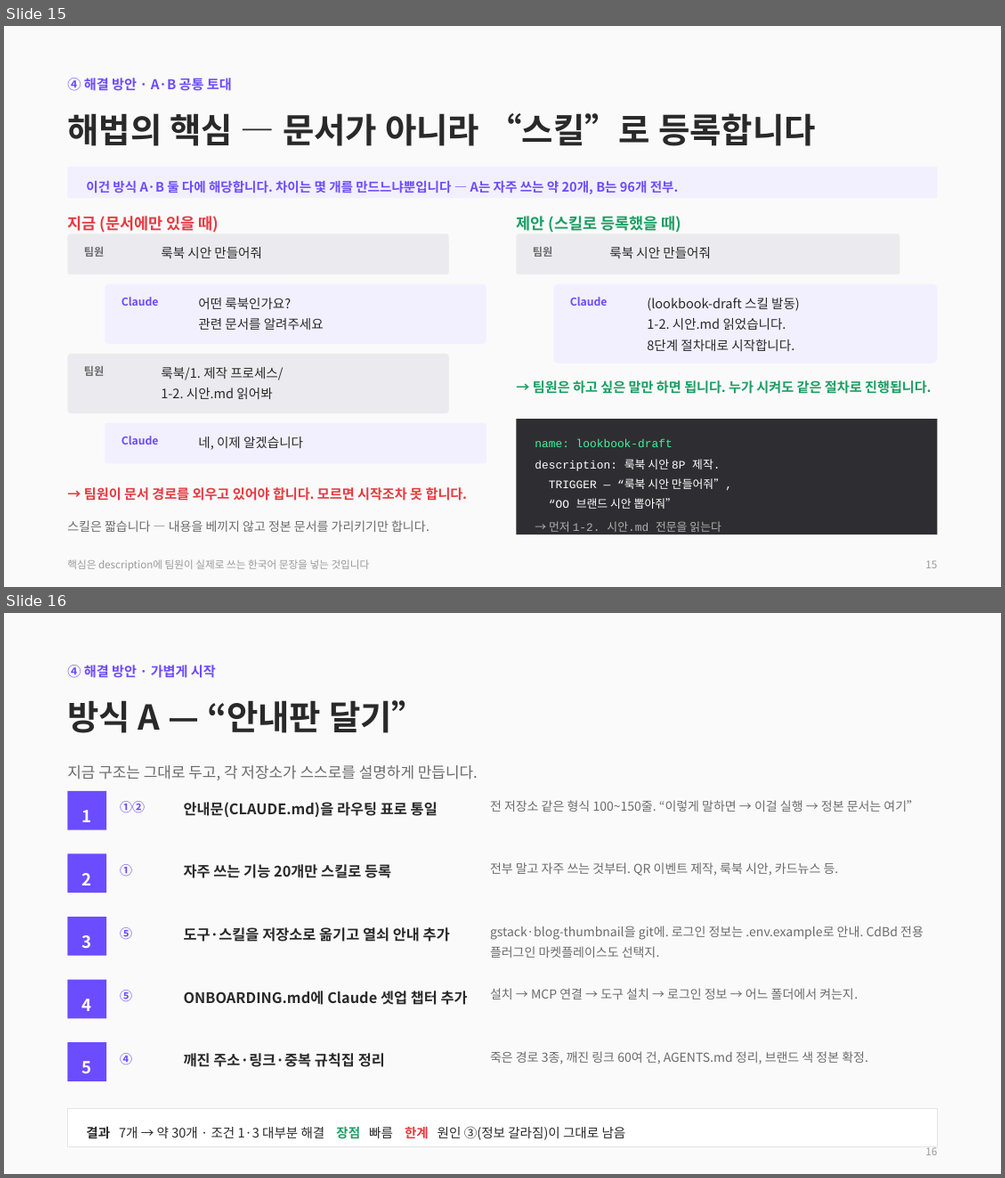
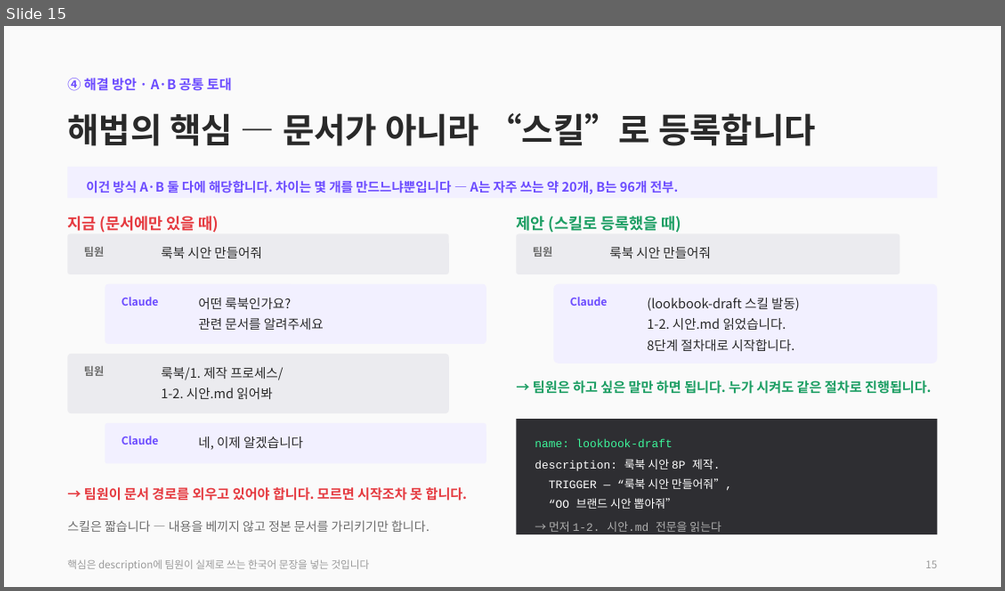
Before and after one commit to CdBd-in/design, a slide deck: CdBd 문서 체계 진단 및 개편 제안.pptx. Shown one above the other, each under a label of ours: slides 15 and 16 before the commit, slide 15 after it. The pictures are 1005x1178 and 1005x591 pixels, drawn with LibreOffice and Linux fonts; fonts in the diff are those of the drawing. Boxes give left, top, right and bottom in pixels: in the first picture for what was removed or moved away, otherwise in the second. Text is boxed around its words. In the diff, an @@ line names an element or a change of style, - is before the commit and + after.

```diff
--- a/CdBd 문서 체계 진단 및 개편 제안.pptx
+++ b/CdBd 문서 체계 진단 및 개편 제안.pptx
@@ slide 16 removed at (4,613,1001,1174), background #FFFFFF @@
@@ rectangle removed at (4,613,1001,1174) @@
@@ text removed at (67,665,216,678) @@
-④ 해결 방안 · 가볍게 시작
@@ text removed at (67,700,426,733) @@
-방식 A — “안내판 달기”
@@ text removed at (67,765,477,780) @@
-지금 구조는 그대로 두고, 각 저장소가 스스로를 설명하게 만듭니다.
@@ rectangle removed at (67,791,106,830) @@
@@ text removed at (82,810,92,822) @@
-1
@@ text removed at (120,801,145,813) @@
-①②
@@ text removed at (184,802,437,817) @@
-안내문(CLAUDE.md)을 라우팅 표로 통일
@@ text removed at (490,800,919,811) @@
-전 저장소 같은 형식 100~150줄. “이렇게 말하면 → 이걸 실행 → 정본 문서는 여기”
@@ rectangle removed at (67,854,106,892) @@
@@ text removed at (82,873,92,885) @@
-2
@@ text removed at (120,864,132,876) @@
-①
@@ text removed at (184,864,391,878) @@
-자주 쓰는 기능 20개만 스킬로 등록
@@ text removed at (490,862,839,876) @@
-전부 말고 자주 쓰는 것부터. QR 이벤트 제작, 룩북 시안, 카드뉴스 등.
@@ rectangle removed at (67,916,106,956) @@
@@ text removed at (120,927,132,940) @@
-⑤
@@ text removed at (184,927,450,941) @@
-도구·스킬을 저장소로 옮기고 열쇠 안내 추가
@@ text removed at (490,925,923,957) @@
-gstack·blog-thumbnail을 git에. 로그인 정보는 .env.example로 안내. CdBd 전용 플러그인 마켓플레이스도 선택지.
@@ text removed at (82,935,92,948) @@
-3
@@ rectangle removed at (67,980,106,1018) @@
@@ text removed at (82,998,92,1011) @@
-4
@@ text removed at (120,989,132,1002) @@
-⑤
@@ text removed at (184,990,468,1005) @@
-ONBOARDING.md에 Claude 셋업 챕터 추가
@@ text removed at (490,988,858,999) @@
-설치 → MCP 연결 → 도구 설치 → 로그인 정보 → 어느 폴더에서 켜는지.
@@ rectangle removed at (67,1042,106,1081) @@
@@ text removed at (82,1061,92,1073) @@
-5
@@ text removed at (120,1053,132,1065) @@
-④
@@ text removed at (184,1053,385,1067) @@
-깨진 주소·링크·중복 규칙집 정리
@@ text removed at (490,1051,868,1064) @@
-죽은 경로 3종, 깨진 링크 60여 건, AGENTS.md 정리, 브랜드 색 정본 확정.
@@ rectangle removed at (67,1108,938,1147) @@
@@ text removed at (86,1126,626,1140) @@
-결과 7개 → 약 30개 · 조건 1·3 대부분 해결 장점 빠름 한계 원인 ③(정보 갈라짐)이 그대로 남음
@@ text removed at (925,1147,937,1155) @@
-16
```
Also in this commit, not shown: 5 slides changed, 4 slides added, 1 other slide removed, 1 other file.
